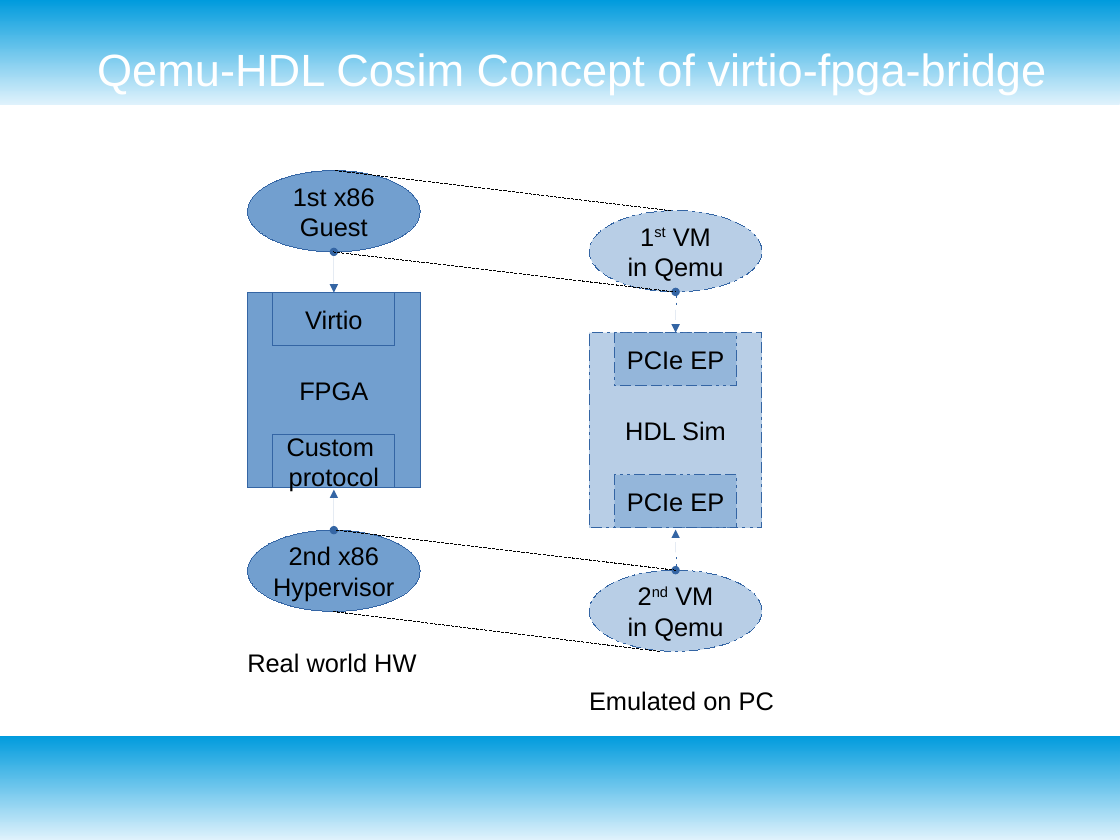
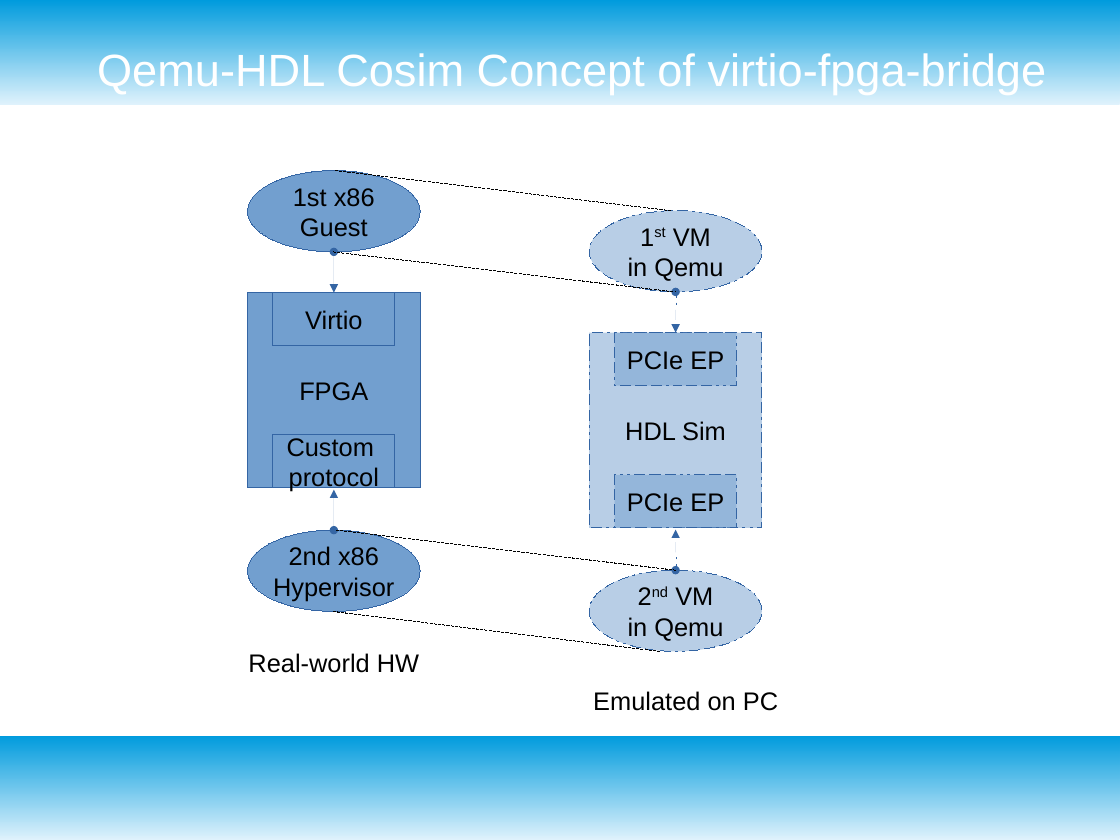
Before and after one commit to RSPwFPGAs/virtio-fpga-bridge, a slide deck: slide 3 of doc/virio-fpga-bridge.odp (slide 2 before the commit). Drawn at 1120x840 pixels with LibreOffice and Linux fonts; fonts in the diff are those of the drawing. Boxes give left, top, right and bottom in pixels: in the first picture for what was removed or moved away, otherwise in the second. Text is boxed around its words. In the diff, an @@ line names an element or a change of style, - is before the commit and + after.

```diff
--- a/doc/virio-fpga-bridge.odp
+++ b/doc/virio-fpga-bridge.odp
@@ text at <box>248,653,419,673</box>: text changed @@
-Real world HW
+Real-world HW
@@ text "Emulated on PC" at <box>593,691,778,711</box>: alignment left to centre @@
```
Also in this commit, not shown: 3 other slides changed, 1 slide added, 6 other files.
